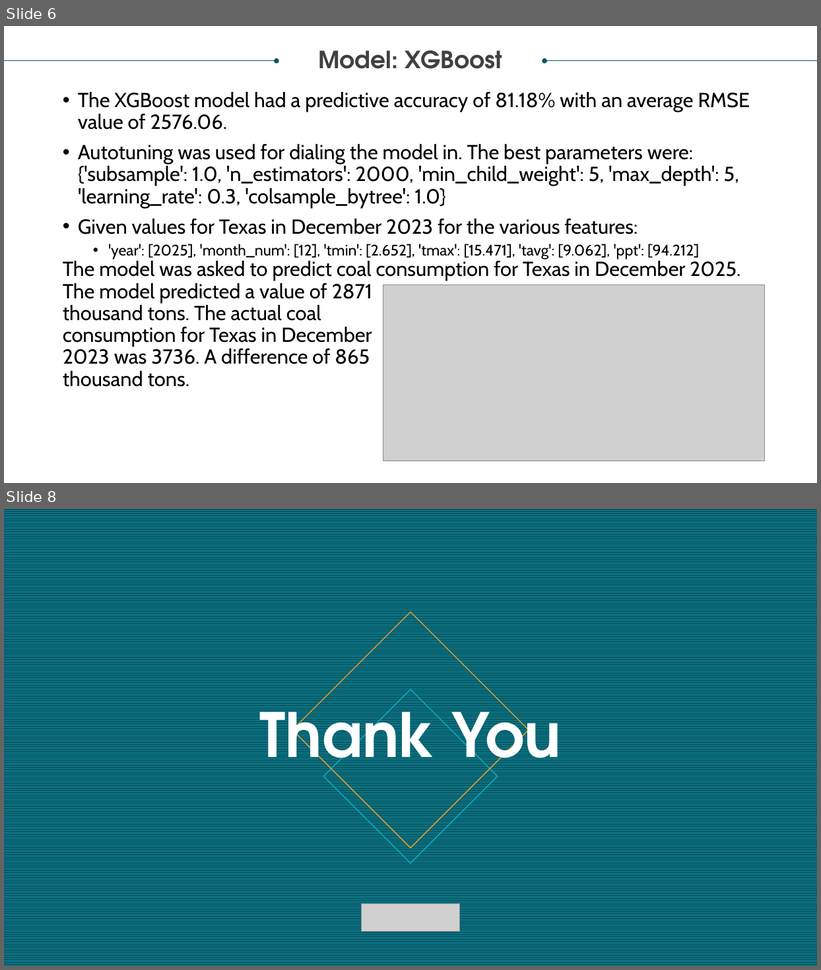
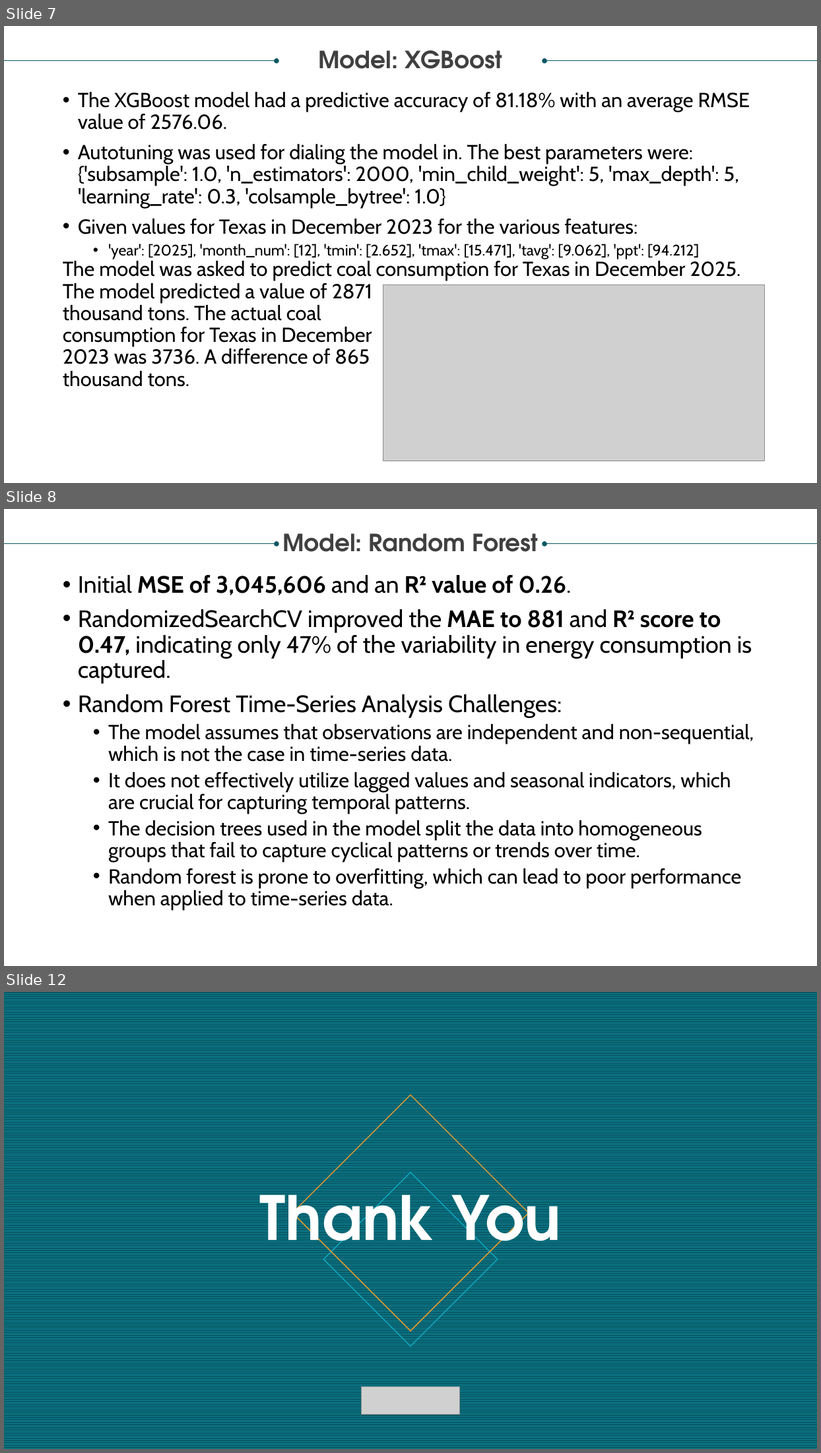
Before and after one commit to jcbritton/Weather_vs_Energy_Consumption, a slide deck: Project 4 Presentation.pptx. Shown one above the other, each under a label of ours: slides 6 and 8 before the commit, slides 7, 8 and 12 after it; the slides between them are not shown. The pictures are 821x970 and 821x1453 pixels, drawn with LibreOffice and Linux fonts; fonts in the diff are those of the drawing; grey boxes stand for pictures. Boxes give left, top, right and bottom in pixels: in the first picture for what was removed or moved away, otherwise in the second. Text is boxed around its words. In the diff, an @@ line names an element or a change of style, - is before the commit and + after.

Commit message:
updated slides with LSTM model info

```diff
--- a/Project 4 Presentation.pptx
+++ b/Project 4 Presentation.pptx
@@ slide 8 added at <box>4,509,817,966</box>, background #FFFFFF @@
@@ arrow added from (4, 544) to (277, 544), #085764 0.5 pt @@
@@ text added at <box>283,533,538,552</box>, 28 pt, text #404040, bold @@
+Model: Random Forest
@@ arrow added from (817, 544) to (545, 544), #085764 0.5 pt @@
@@ text added at <box>78,575,754,910</box>, 24 pt, text #000000 @@
+• Initial MSE of 3,045,606 and an R² value of 0.26.
+• RandomizedSearchCV improved the MAE to 881 and R² score to 0.47, indicating only 47% of the variability in energy consumption is captured.
+• Random Forest Time-Series Analysis Challenges:
+  • The model assumes that observations are independent and non-sequential, which is not the case in time-series data.
+  • It does not effectively utilize lagged values and seasonal indicators, which are crucial for capturing temporal patterns.
+  • The decision trees used in the model split the data into homogeneous groups that fail to capture cyclical patterns or trends over time.
+  • Random forest is prone to overfitting, which can lead to poor performance when applied to time-series data.
@@ what was slide 6 is now slide 7 @@
@@ what was slide 8 is now slide 12 @@
```
Also in this commit, not shown: 3 slides changed, 3 other slides added.
